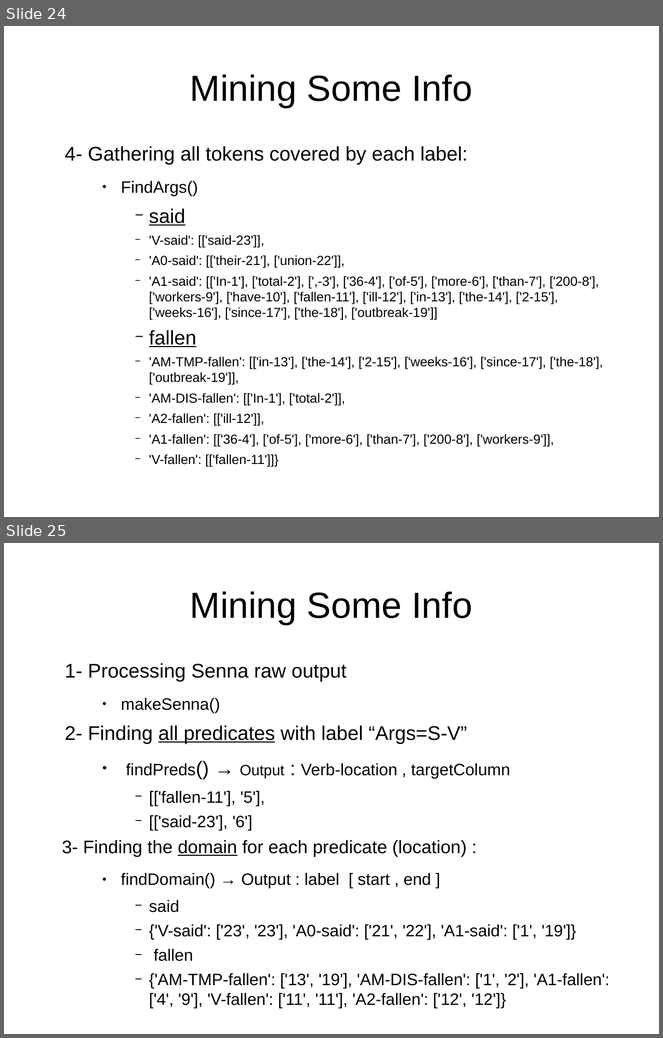
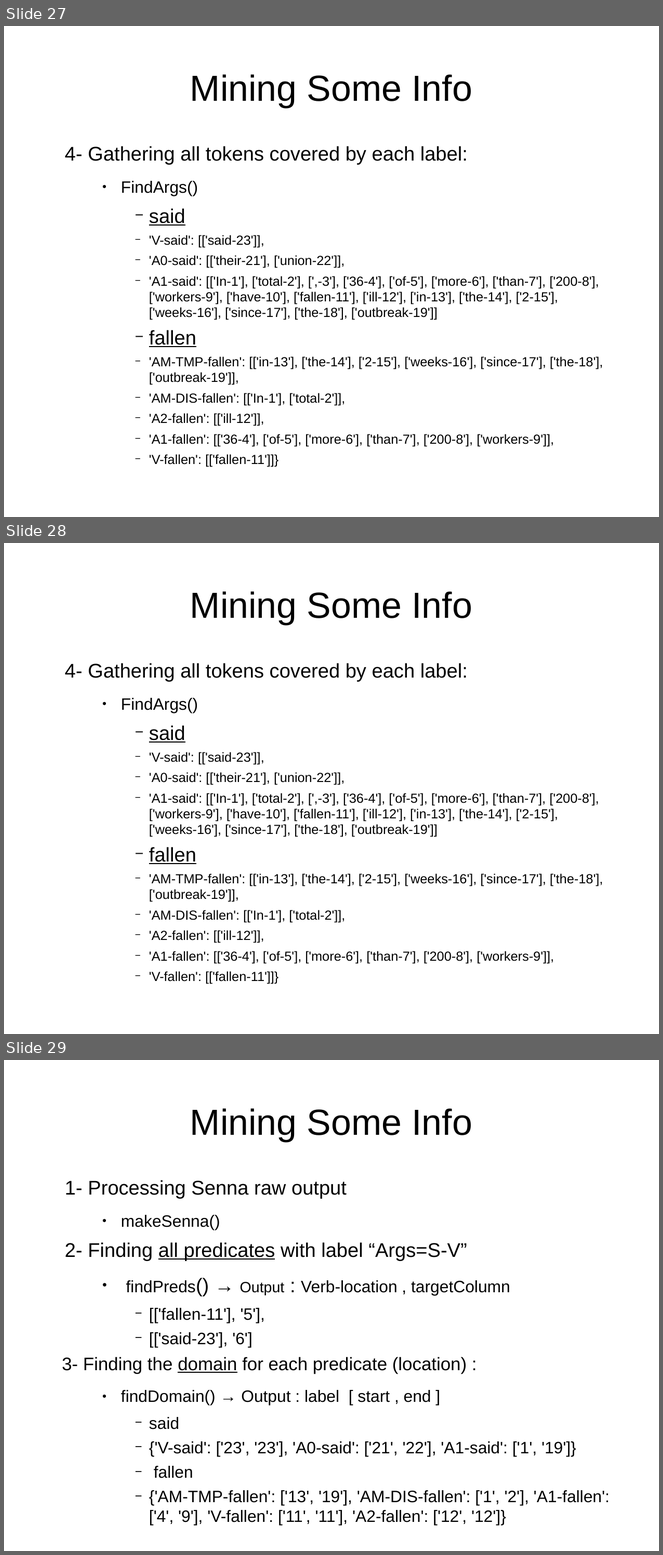
Before and after one commit to adreena/SemanticRoleMiner, a slide deck: testCases/TestCases.odp. Shown one above the other, each under a label of ours: slides 24 and 25 before the commit, slides 27, 28 and 29 after it. The pictures are 663x1038 and 663x1555 pixels, drawn with LibreOffice and Linux fonts; fonts in the diff are those of the drawing. Boxes give left, top, right and bottom in pixels: in the first picture for what was removed or moved away, otherwise in the second. Text is boxed around its words. In the diff, an @@ line names an element or a change of style, - is before the commit and + after.

Commit message:
statement Args completed

```diff
--- a/testCases/TestCases.odp
+++ b/testCases/TestCases.odp
@@ slide 28 added at (x1=4, y1=543, x2=659, y2=1034), background #FFFFFF @@
@@ title added at (x1=190, y1=591, x2=473, y2=625), 44 pt, text #000000 @@
+Mining Some Info
@@ text added at (x1=65, y1=663, x2=604, y2=984), 16 pt, text #000000 @@
+4- Gathering all tokens covered by each label:
+    ● FindArgs()
+      − said
+      − 'V-said': [['said-23']],
+      − 'A0-said': [['their-21'], ['union-22']],
+      − 'A1-said': [['In-1'], ['total-2'], [',-3'], ['36-4'], ['of-5'], ['more-6'], ['than-7'], ['200-8'], ['workers-9'], ['have-10'], ['fallen-11'], ['ill-12'], ['in-13'], ['the-14'], ['2-15'], ['weeks-16'], ['since-17'], ['the-18'], ['outbreak-19']]
+      − fallen
+      − 'AM-TMP-fallen': [['in-13'], ['the-14'], ['2-15'], ['weeks-16'], ['since-17'], ['the-18'], ['outbreak-19']],
+      − 'AM-DIS-fallen': [['In-1'], ['total-2']],
+      − 'A2-fallen': [['ill-12']],
+      − 'A1-fallen': [['36-4'], ['of-5'], ['more-6'], ['than-7'], ['200-8'], ['workers-9']],
+      − 'V-fallen': [['fallen-11']]}
@@ what was slide 24 is now slide 27 @@
@@ what was slide 25 is now slide 29 @@
```
Also in this commit, not shown: 1 slide changed, 5 other slides added, 7 other files.
